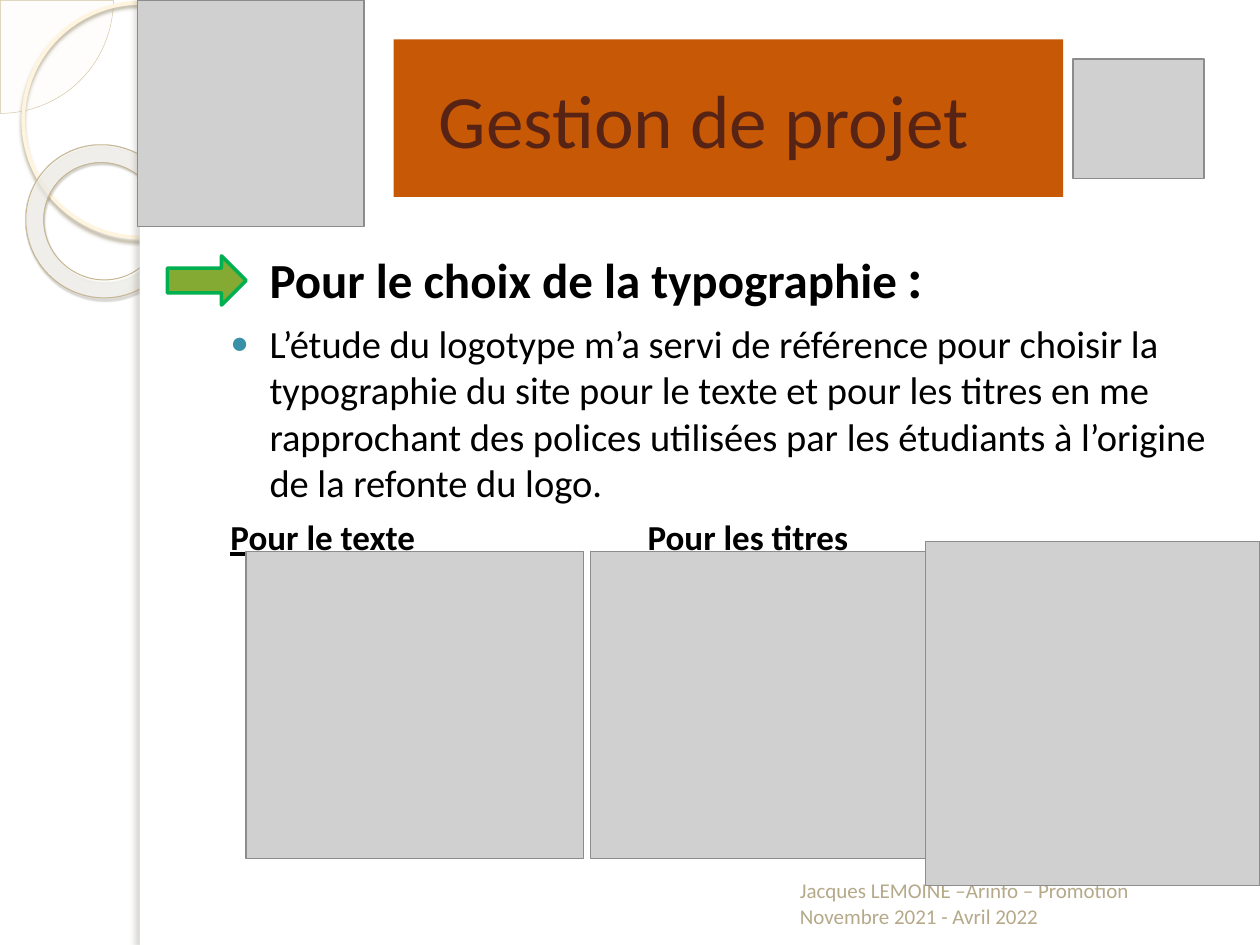
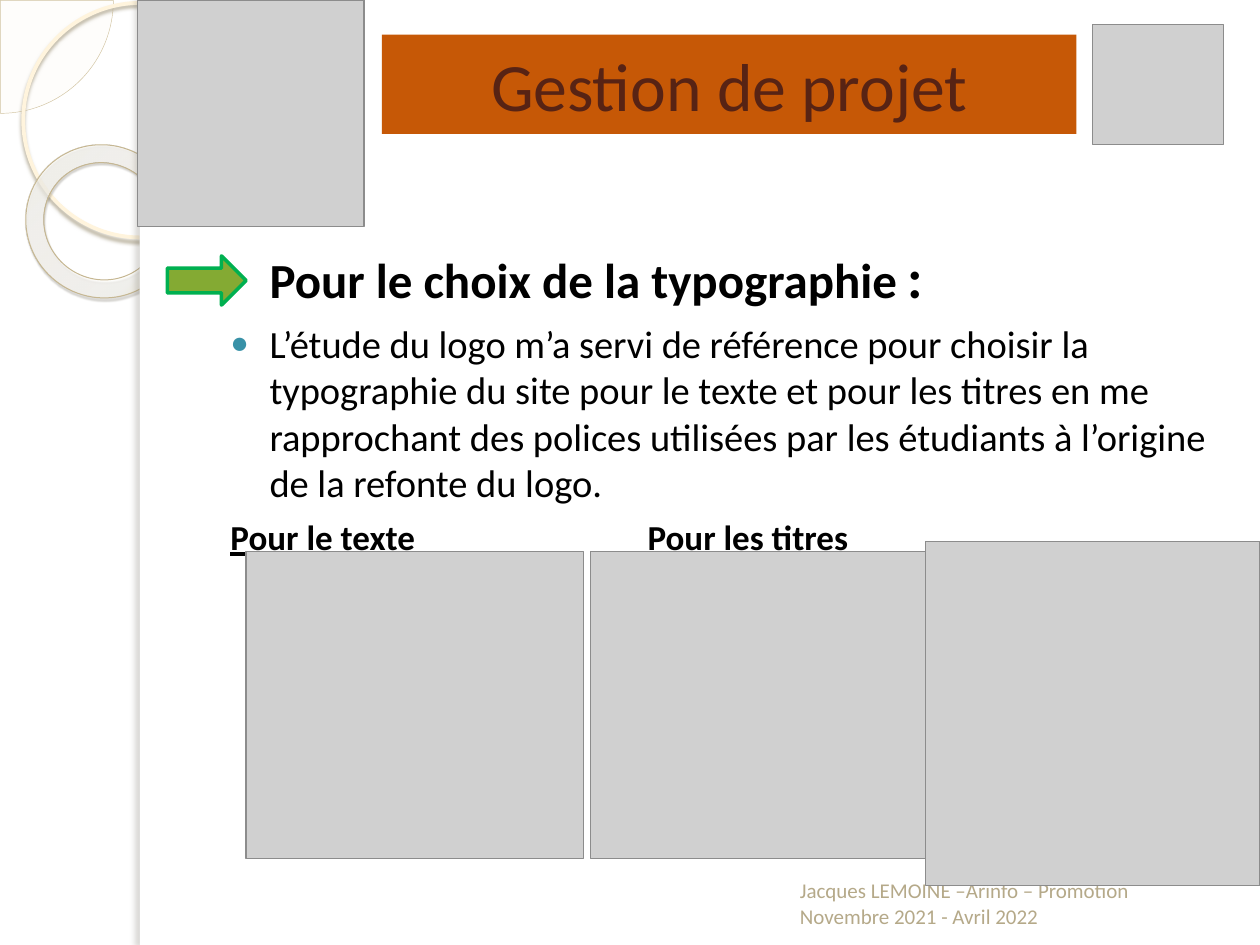
Before and after one commit to jacquesLemoine44/AssociationPaulGreen, a slide deck: slide 6 of DocumentationsProjet/Présentation1.pptx. Drawn at 1260x945 pixels with LibreOffice and Linux fonts; fonts in the diff are those of the drawing; grey boxes stand for pictures; background and template pictures are left out. Boxes give left, top, right and bottom in pixels: in the first picture for what was removed or moved away, otherwise in the second. Text is boxed around its words. In the diff, an @@ line names an element or a change of style, - is before the commit and + after.

```diff
--- a/DocumentationsProjet/Présentation1.pptx
+++ b/DocumentationsProjet/Présentation1.pptx
@@ picture: place and size @@
-picture at [1074,59,1205,179]
+picture at [1092,25,1223,145]
@@ title "Gestion de projet": place and size @@
-title "Gestion de projet" at [439,96,968,161]
+title "Gestion de projet" at [382,35,1076,135]
@@ title "Gestion de projet" at [382,35,1076,135]: size 43 to 38.7 pt; fill none to #C65806 @@
@@ rectangle removed at [393,39,1062,197] @@
@@ text at [270,331,1205,504]: text changed @@
-● L’étude du logotype m’a servi de référence pour choisir la typographie du site pour le texte et pour les titres en me rapprochant des polices utilisées par les étudiants à l’origine de la refonte du logo.
+● L’étude du logo m’a servi de référence pour choisir la typographie du site pour le texte et pour les titres en me rapprochant des polices utilisées par les étudiants à l’origine de la refonte du logo.
```
Also in this commit, not shown: 13 other slides changed, 1 slide added, 1 slide removed, 49 other files.
